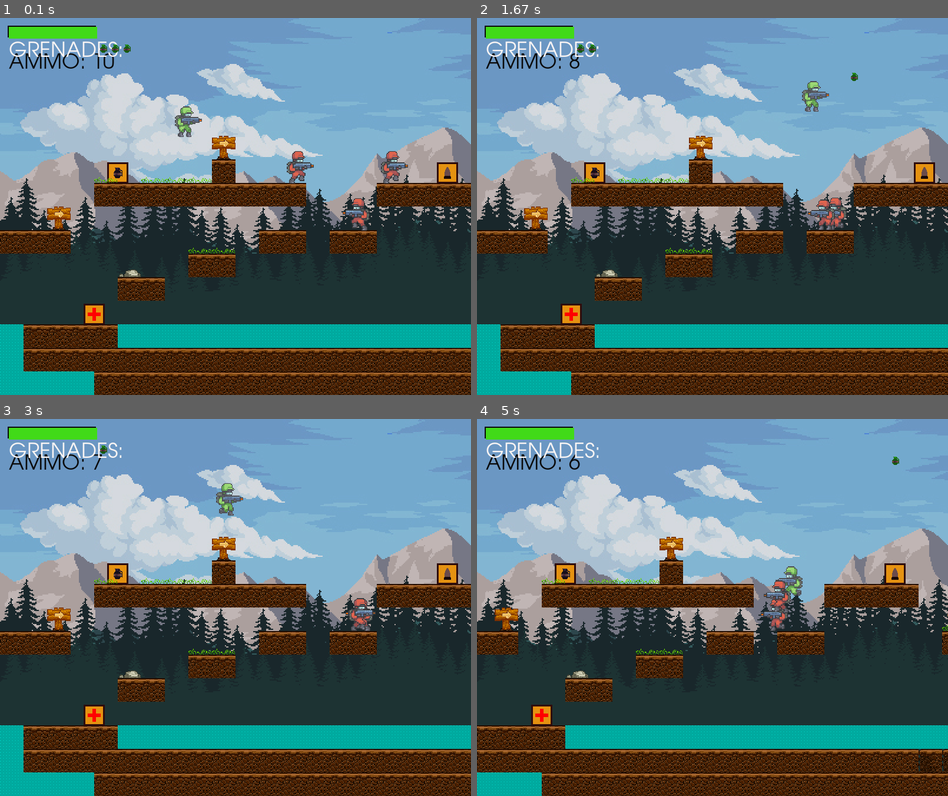
Above: before the commit, frames 1-4 (two rows, left to right).
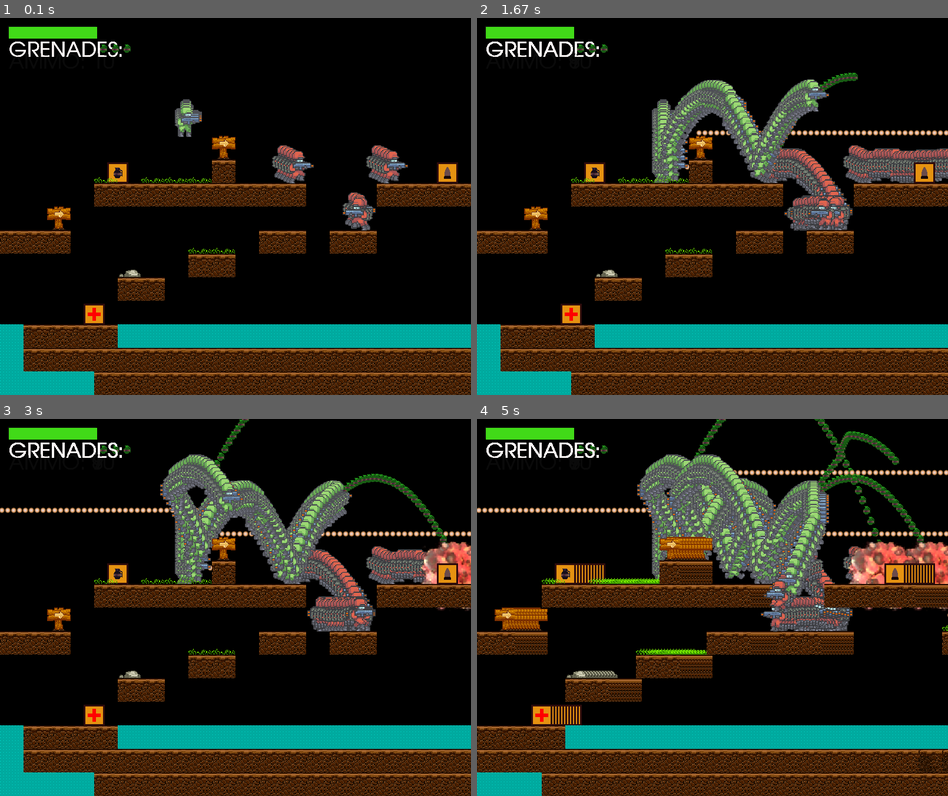
Above: after the commit, the same moments.

Repository: dmboandr/pygame_shooter
Game: pygame game, started from main.py
Two runs of this game, one before a commit and one after it. Both use one fixed random seed, a clock stepped at 60 frames per second and the inputs below.
Inputs:
- Up to frame 1 (0.1 s): no input
- Up to frame 2 (1.67 s): tap E at 0.33, 0.82 s; hold D 0.67-1.13 s; tap Space at 0.73, 1.03, 1.23, 1.53 s; hold D 1.17-1.63 s; tap G at 1.32 s
- Up to frame 3 (3 s): hold A 1.67-2.2 s; tap Space at 1.73, 2.03, 2.3, 2.6, 2.73 s; hold A 2.23-2.63 s; tap E at 2.38 s; hold D from 2.67 s (still down); tap G at 2.82 s
- Up to frame 4 (5 s): tap Space at 3.03, 3.4, 3.7, 3.9, 4.2, 4.4, 4.7, 4.9 s; release D at 3.3 s; hold A 3.33-3.8 s; hold D 3.83-4.3 s; tap E at 3.98 s; hold D 4.33-4.8 s; tap G at 4.48 s; hold A from 4.83 s (still down)

The runs differ from the first frame. In frame 1, 70% of the frame differs, in the area x 0-100%, y 0-82%; in frame 2, 70%; in frame 3, 70%; in frame 4, 71%, in the area x 0-100%, y 0-94%.

Commit message:
Сделай задний фон круче

Diff:
--- a/main.py
+++ b/main.py
@@ -700,7 +700,7 @@
 
 
     # рисовать задний фон
-    draw_bg()
+    #draw_bg()
     world.draw()
 
     #screen.blit(background, (0, 45))  # какая картина, на какой координате (x, y)
